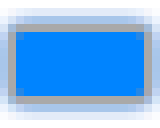
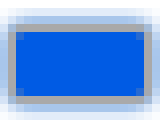
Before/after of a 160x128 layered artwork. What changed in the layer stack:
pixels changed over [16,32,144,96] (layer not identified)
